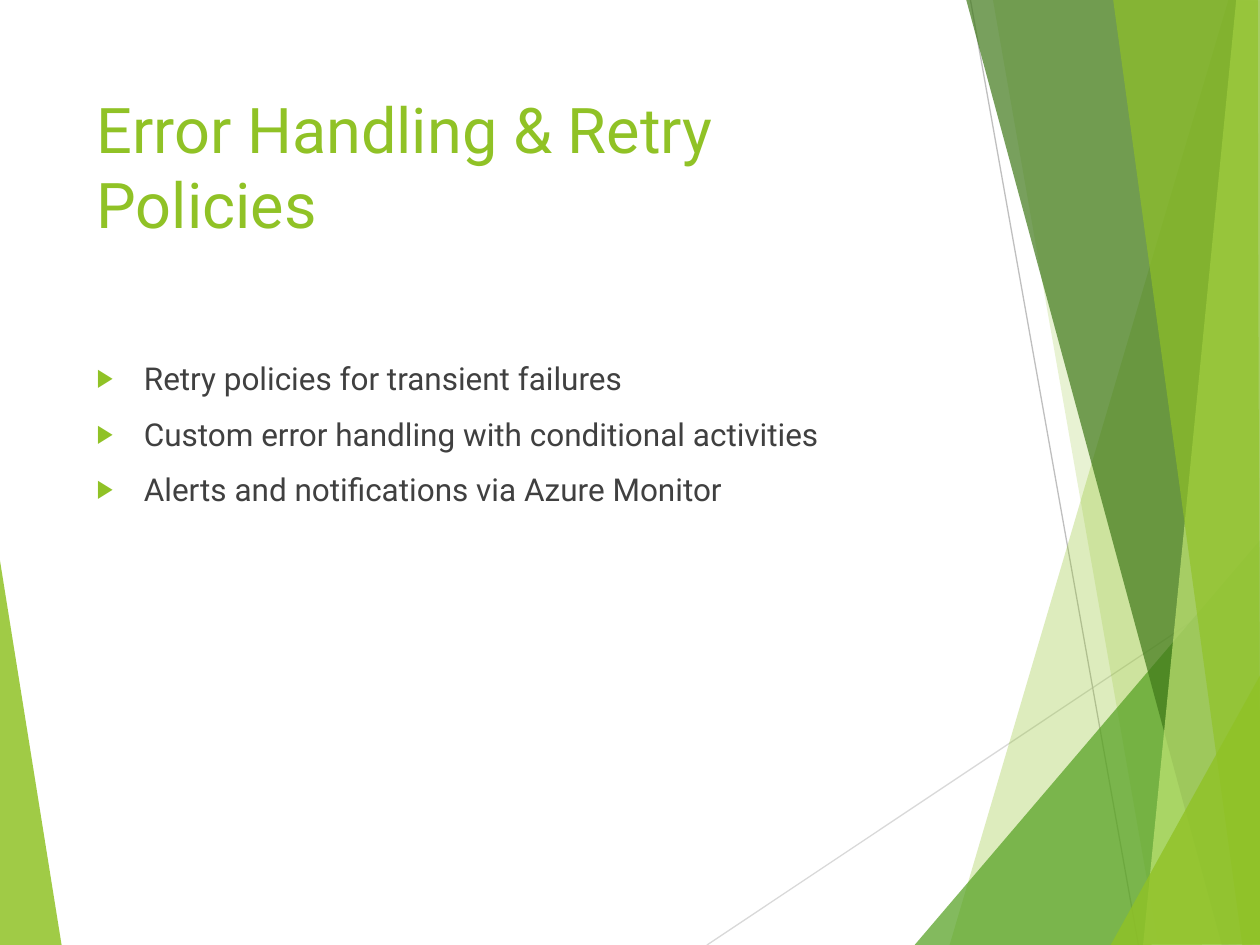
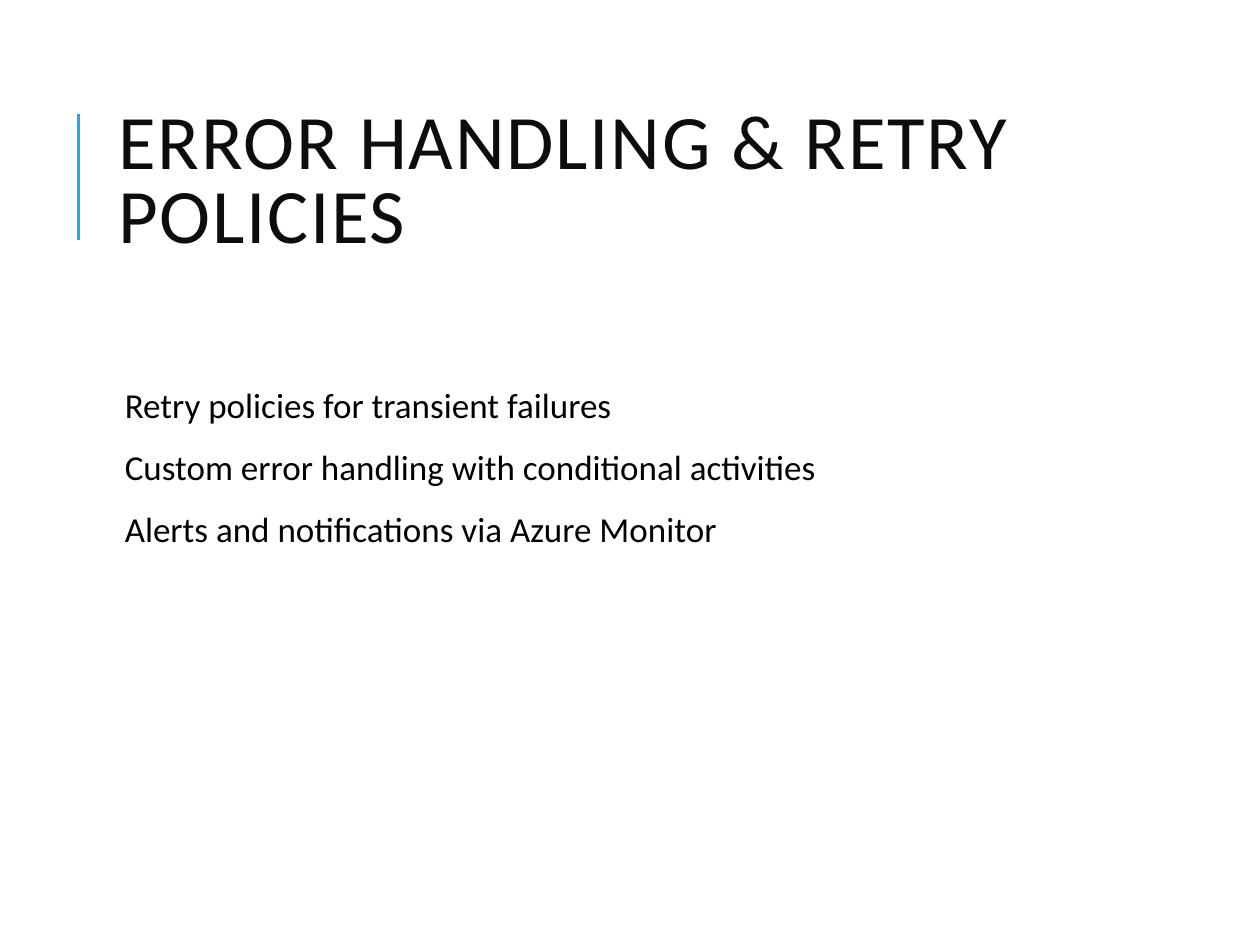
Before and after one commit to vivek1570/DE-Content-WithSnowflakes, a slide deck: slide 10 of Week-1/Day-3/Azure_Data_Factory_Overview.pptx. Drawn at 1260x945 pixels with LibreOffice and Linux fonts; fonts in the diff are those of the drawing. Boxes give left, top, right and bottom in pixels: in the first picture for what was removed or moved away, otherwise in the second. Text is boxed around its words. In the diff, an @@ line names an element or a change of style, - is before the commit and + after.

```diff
--- a/Week-1/Day-3/Azure_Data_Factory_Overview.pptx
+++ b/Week-1/Day-3/Azure_Data_Factory_Overview.pptx
@@ title "ERROR HANDLING & RETRY POLICIES" at (118,119,1007,244): vertical alignment top to middle @@
@@ line added from (78, 239) to (78, 113), #1CADE4 1.5 pt @@
@@ title at (118,119,1007,244): text changed; size 36 to 44 pt; font Roboto to Calibri; text colour #90C226 to #0D0D0D @@
-Error Handling & Retry Policies
+ERROR HANDLING & RETRY POLICIES
@@ text "Retry policies for transient failures": place and size @@
-text "Retry policies for transient failures" at (144,366,818,502)
+text "Retry policies for transient failures" at (125,393,816,543)
@@ text "Retry policies for transient failures" at (125,393,816,543): size 18 to 20 pt, font Roboto to Calibri, text colour #404040 to #000000; bullet ▶ to  ; line spacing 1 to 0.9; more space between paragraphs; bullet colour #90C226 to #1CADE4 @@
@@ group removed at (0,0,1260,945): 8 freeform shapes, 2 lines @@
```
Also in this commit, not shown: 11 other slides changed, 7 other files.
